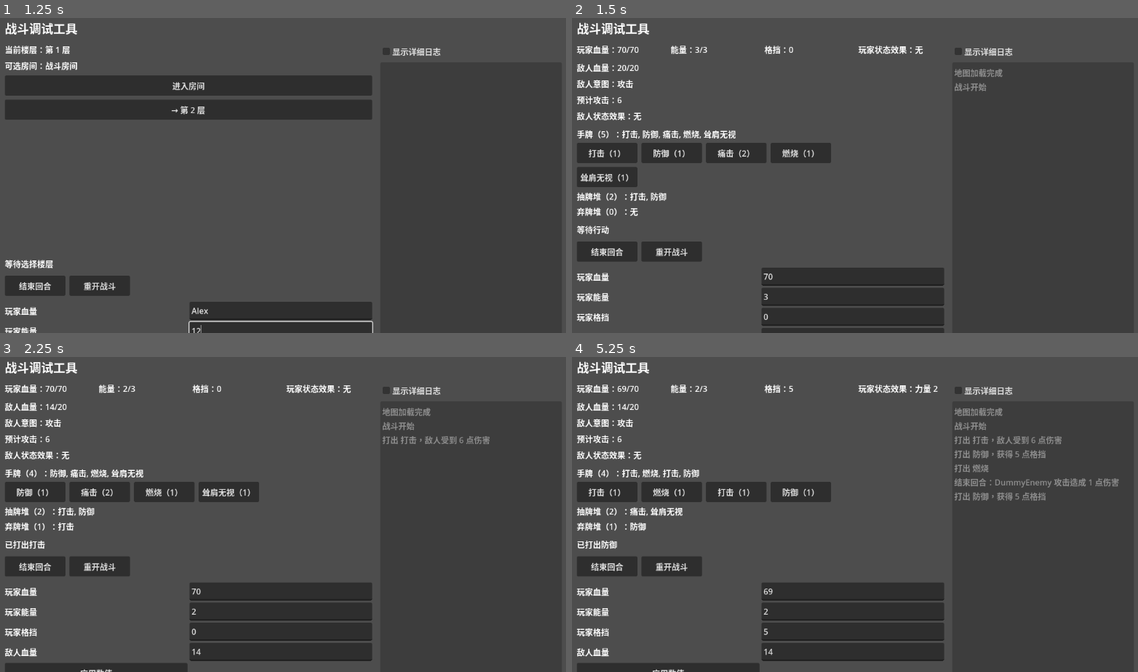
Above: before the commit, frames 1-4 (two rows, left to right).
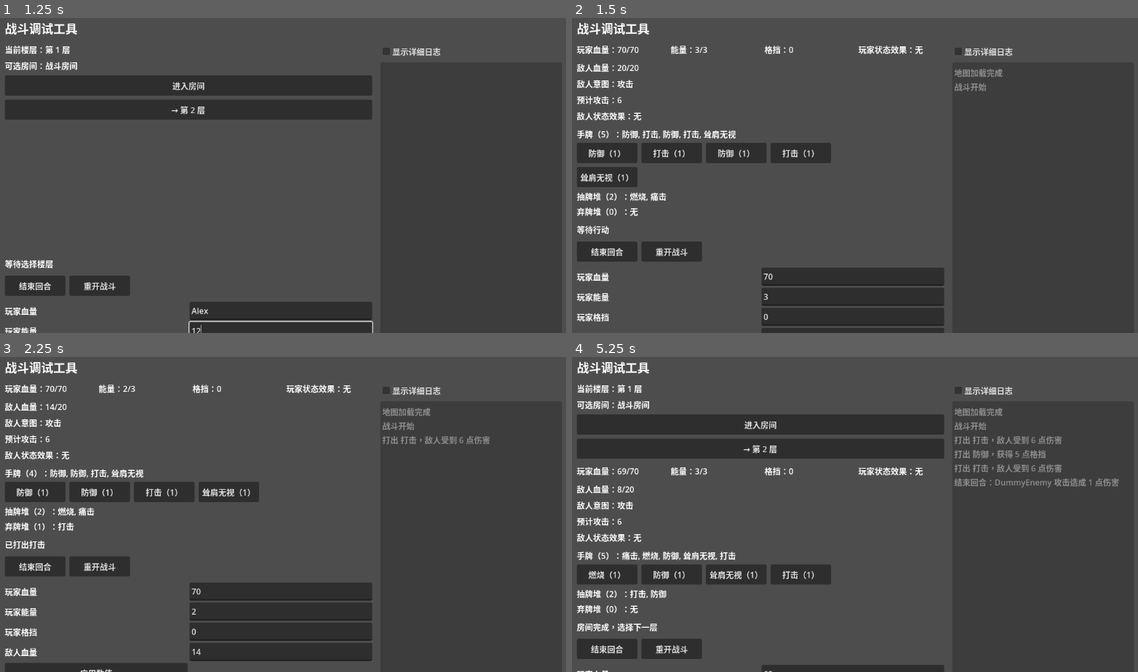
Above: after the commit, the same moments.

Repository: jxqxn/Godot-Game
Game: Godot game, scene res://scenes/stm/battle_debug_scene.tscn
Same seed, same stepped clock (60 frames per second), same inputs: the game is played once before the commit and once after it.
Inputs (mouse positions are in pixels of both pictures, inside the frame that each line leads up to):
- Up to frame 1 (1.25 s): click (283, 310) at 0.52 s; type "Alex" at 0.6 s; click (283, 329) at 0.75 s; type "12" at 0.83 s
- Up to frame 2 (1.5 s): click "进入房间" at 1.25 s
- Up to frame 3 (2.25 s): click "打击（1）" at 2 s
- Up to frame 4 (5.25 s): click "防御（1）" at 2.75 s; click "燃烧（1）" (after the commit: "打击（1）") at 3.5 s; click "结束回合" at 4.25 s; click "防御（1）" (after the commit: "痛击（2）") at 5 s

Frame 1 is identical in both runs. In frame 2, 0.5% of the frame differs, in the area x 2-40%, y 35-59%; in frame 3, 0.3%; in frame 4, 27%, in the area x 0-87%, y 8-100%.
Error after the commit: Attempted to free a locked object (calling or emitting). (res://scripts/stm/debug/battle_debug_scene.gd:885)

Commit message:
fix: let combat rooms own battle completion

Diff:
--- a/scripts/stm/rooms/combat.gd
+++ b/scripts/stm/rooms/combat.gd
@@ -2,6 +2,7 @@
 extends "res://scripts/stm/rooms/base.gd"
 
 const FixedBattleFixtureScript := preload("res://scripts/stm/debug/fixtures/fixed_battle_fixture.gd")
+const TypesScript := preload("res://scripts/stm/utils/types.gd")
 
 var _player = null
 var _combat = null
@@ -10,23 +11,18 @@
 
 func enter(game_state) -> void:
 	super.enter(game_state)
+	if game_state == null:
+		return
 	var fixture = FixedBattleFixtureScript.new()
-	var context: Dictionary = fixture.create_context()
-	if context.is_empty():
+	if game_state.player == null:
+		game_state.player = fixture.create_player()
+	_player = game_state.player
+	_enemy = fixture.create_enemy()
+	_combat = fixture.create_combat(game_state, _enemy)
+	if _combat == null:
 		return
-	# 如果 game_state 已有 Player 则复用，否则用 fixture 创建的新 Player
-	if game_state != null and game_state.player != null:
-		_player = game_state.player
-	else:
-		_player = context["player"]
-	_combat = context["combat"]
-	_enemy = context["enemy"]
-	if game_state != null:
-		game_state.player = _player
-		game_state.current_combat = _combat
-	# 每次进入战斗房间重置牌堆
-	if _player != null and _player.card_manager != null:
-		_player.card_manager.reset_for_combat()
+	game_state.current_combat = _combat
+	# Combat.start() 是唯一的战斗初始化入口，避免重复 reset 牌堆和推进随机状态。
 	_combat.start(game_state)
 
 
@@ -34,6 +30,11 @@
 	_player = null
 	_combat = null
 	_enemy = null
+
+
+func handle_combat_result(result: int, game_state) -> void:
+	if result == TypesScript.TerminalResult.COMBAT_WIN:
+		complete(game_state)
 
 
 func get_player():
